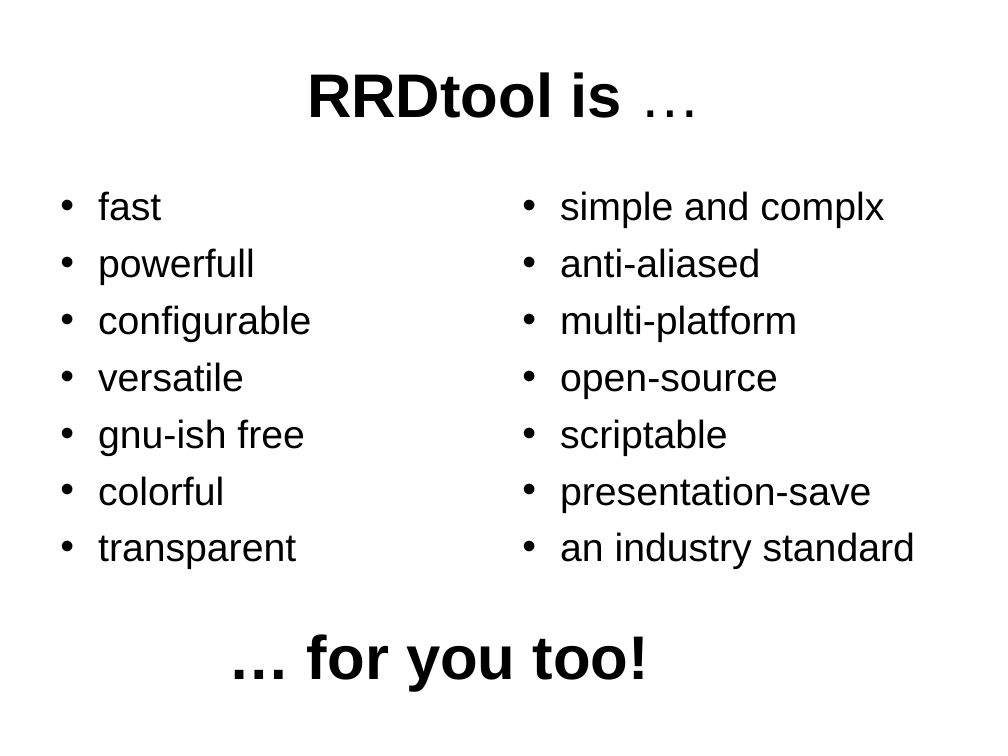
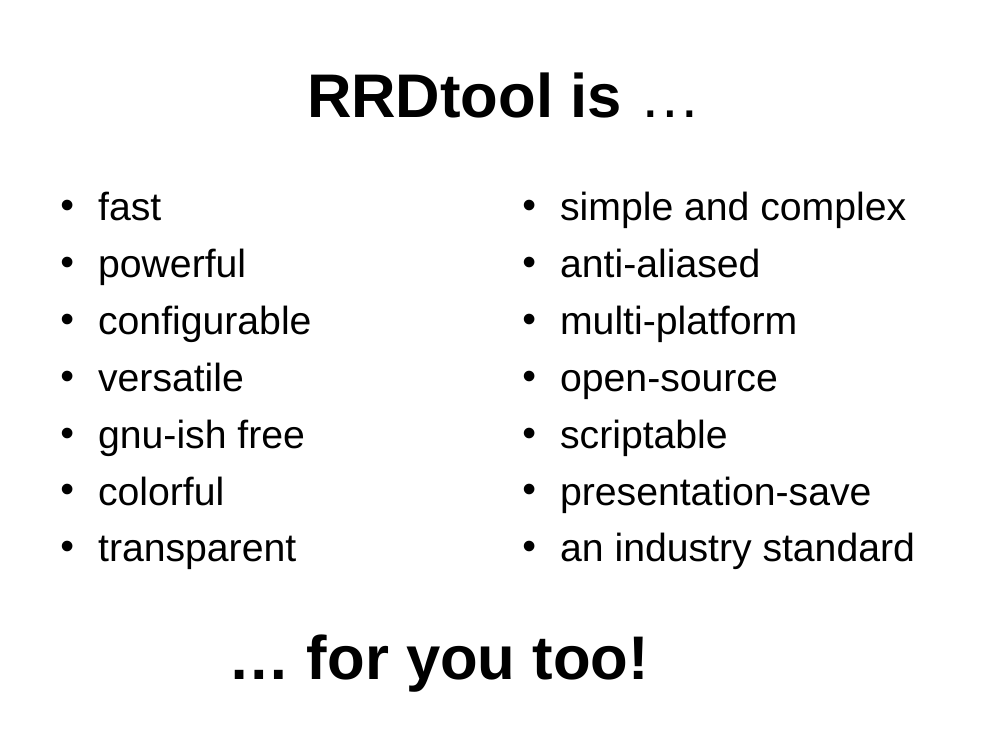
Before and after one commit to Distrotech/rrdtool, a slide deck: slide 123 of talks/rrdtoolfast/monitoring-en.ppt (slide 111 before the commit). Drawn at 1008x756 pixels with LibreOffice and Linux fonts; fonts in the diff are those of the drawing. Boxes give left, top, right and bottom in pixels: in the first picture for what was removed or moved away, otherwise in the second. Text is boxed around its words. In the diff, an @@ line names an element or a change of style, - is before the commit and + after.

```diff
--- a/talks/rrdtoolfast/monitoring-en.ppt
+++ b/talks/rrdtoolfast/monitoring-en.ppt
@@ text at (560, 191, 906, 228): text changed @@
-• simple and complx
+• simple and complex
@@ text at (98, 248, 246, 285): text changed @@
-• powerfull
+• powerful
```
Also in this commit, not shown: 14 other slides changed, 18 slides added, 6 slides removed, 2 other files.
